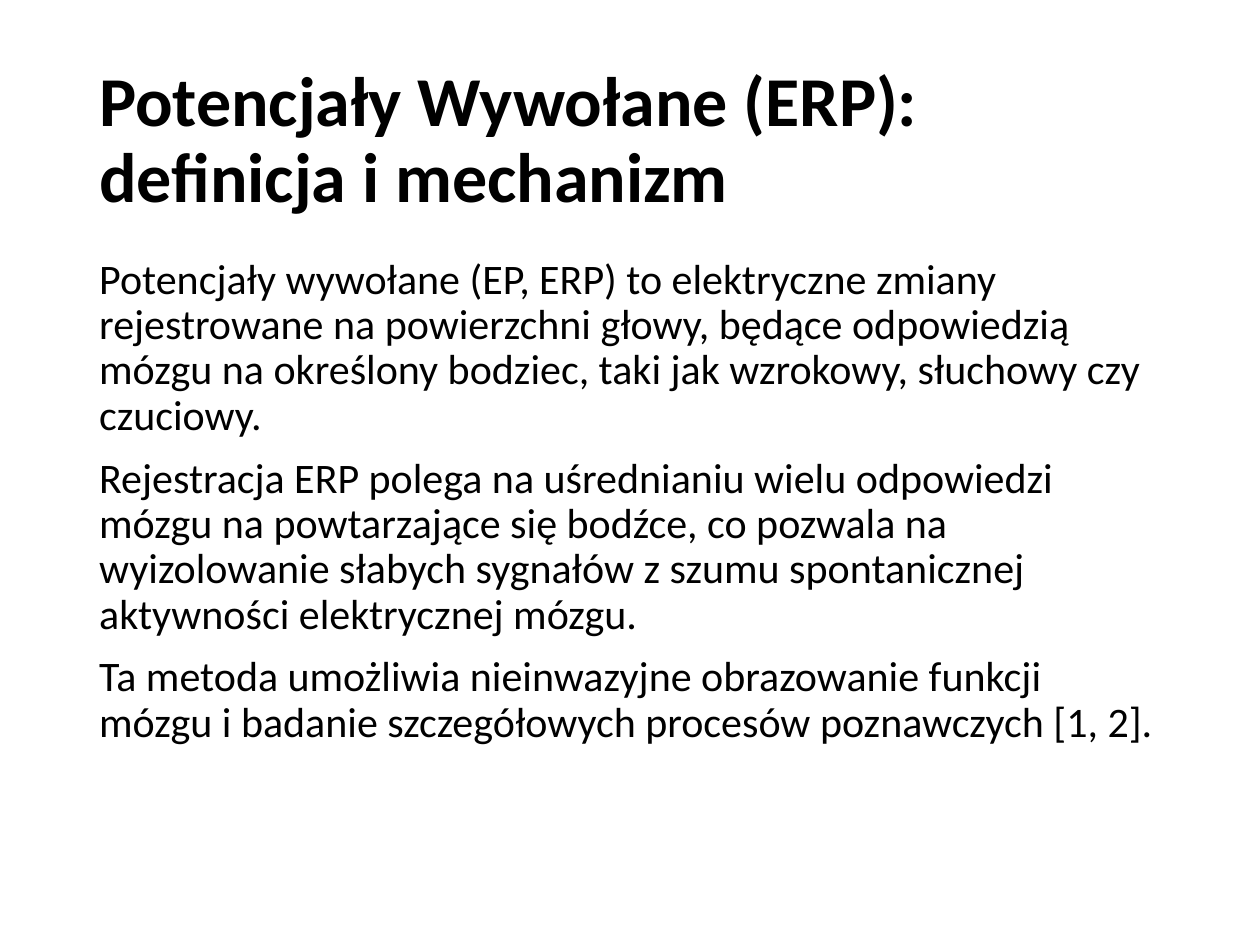
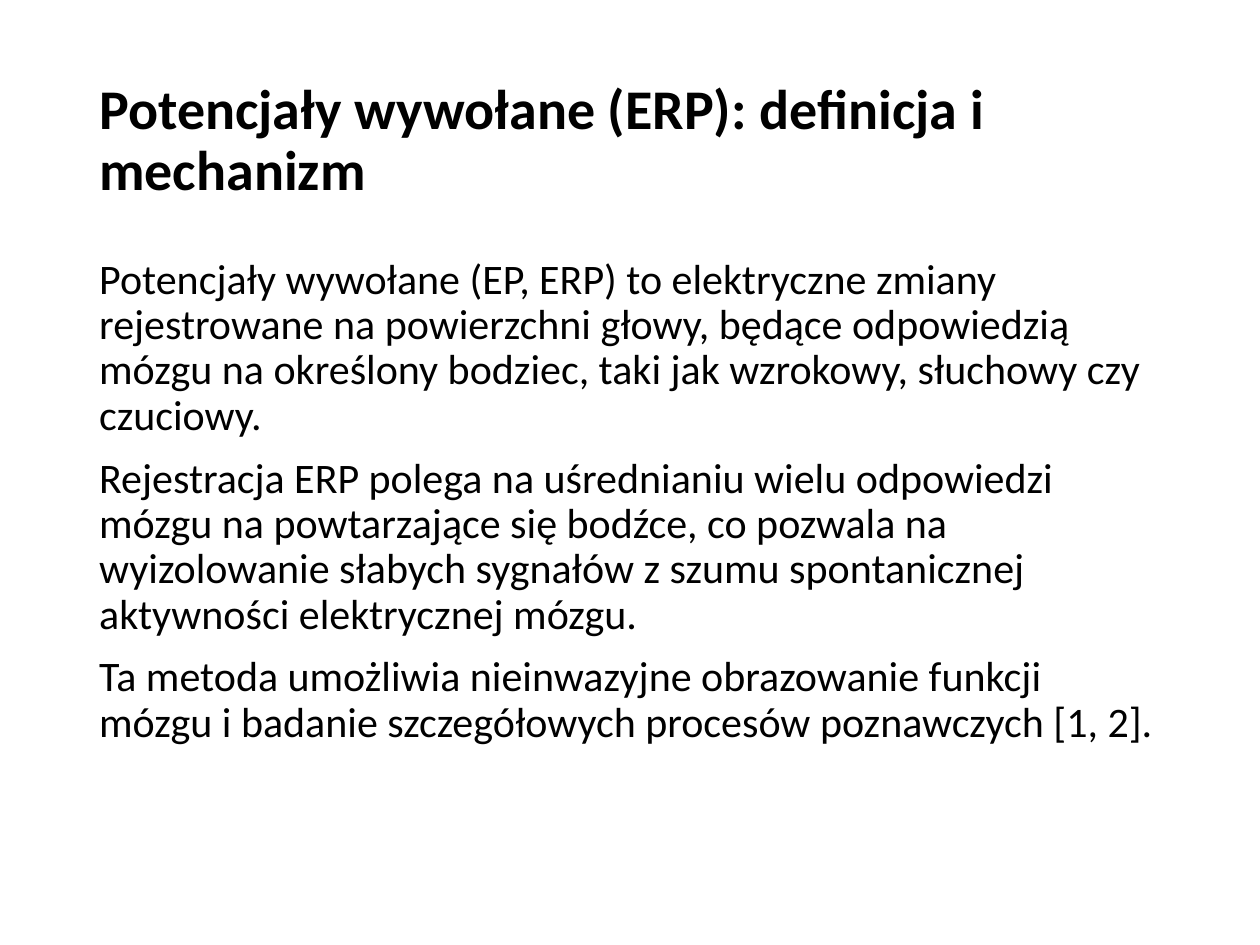
Before and after one commit to MatPomGit/self, a slide deck: slide 3 of files/inne/prezentacje/potencjały_ERP.pptx. Drawn at 1260x945 pixels with LibreOffice and Linux fonts; fonts in the diff are those of the drawing. Boxes give left, top, right and bottom in pixels: in the first picture for what was removed or moved away, otherwise in the second. Text is boxed around its words. In the diff, an @@ line names an element or a change of style, - is before the commit and + after.

```diff
--- a/files/inne/prezentacje/potencjały_ERP.pptx
+++ b/files/inne/prezentacje/potencjały_ERP.pptx
@@ title at [99,87,984,191]: text changed; size 40 to 32 pt @@
-Potencjały Wywołane (ERP): definicja i mechanizm
+Potencjały wywołane (ERP): definicja i mechanizm
```
Also in this commit, not shown: 27 other slides changed, 5 other files.
